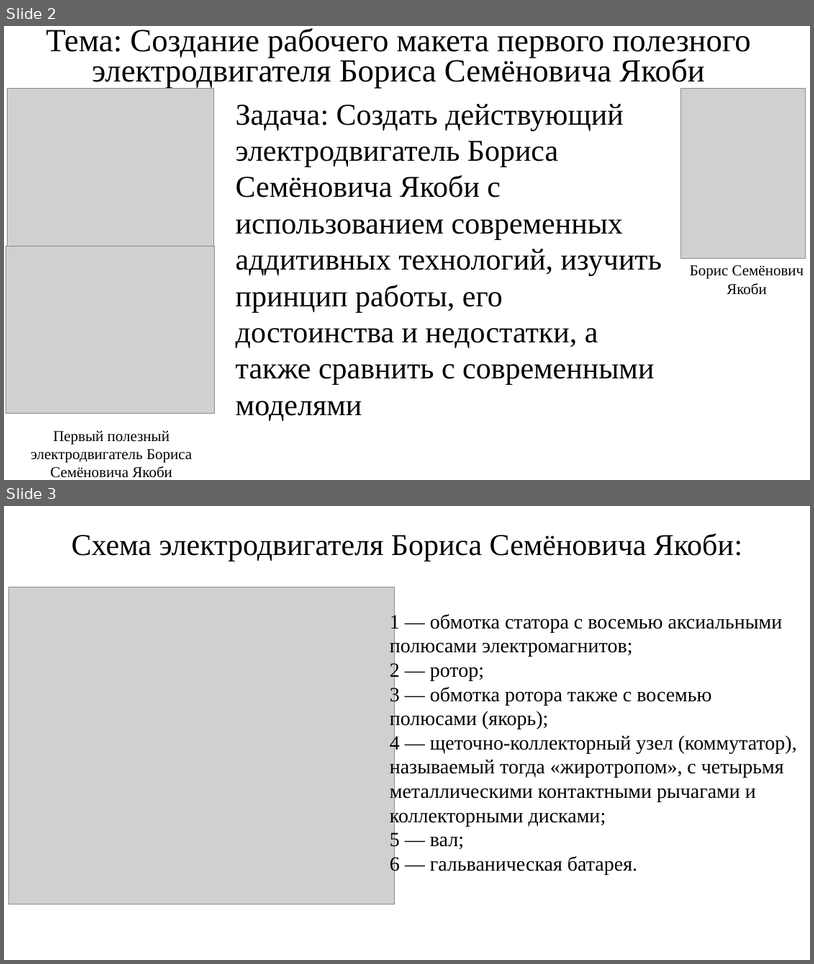
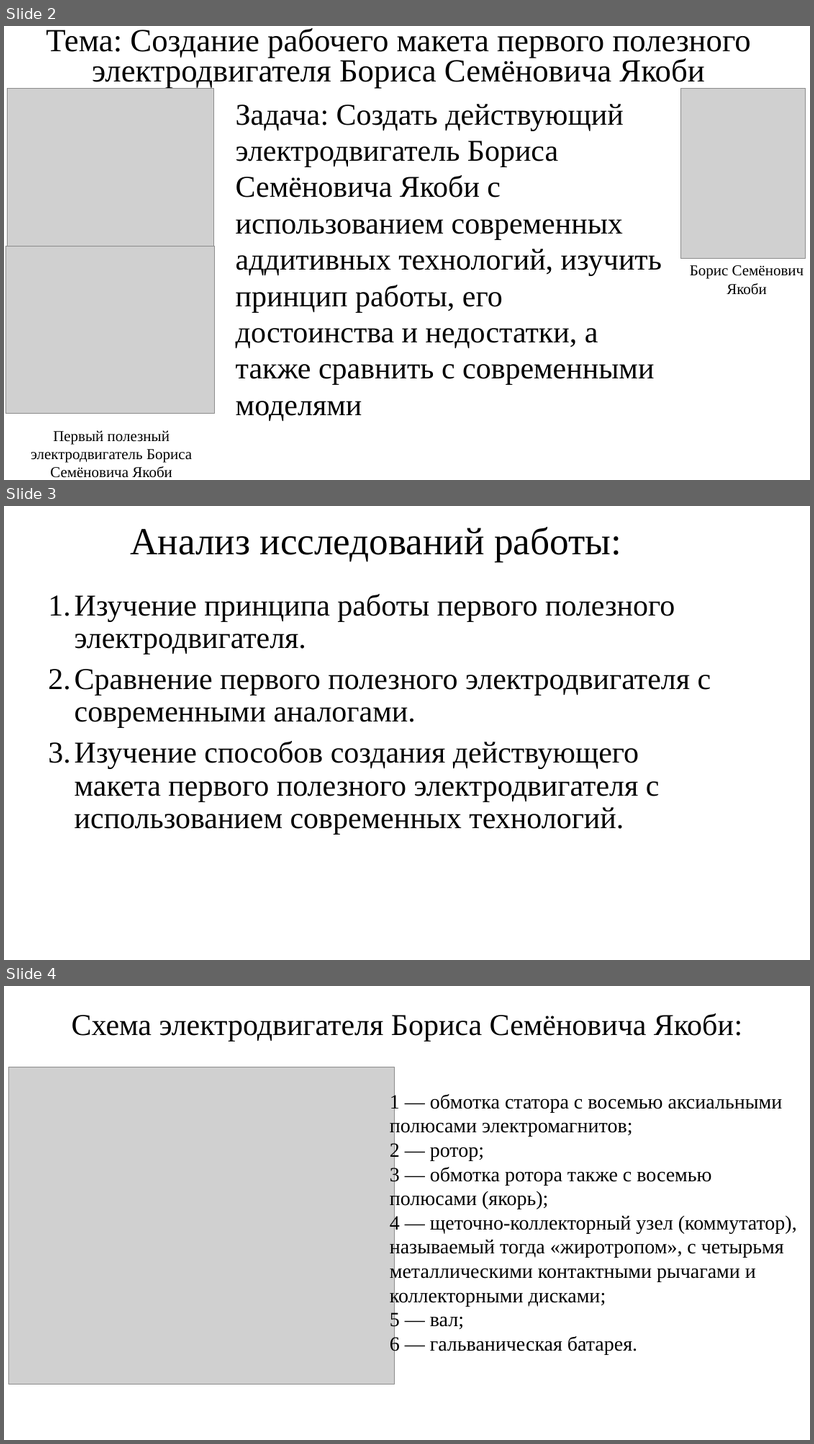
Before and after one commit to KuzovlevAnton/photos, a slide deck: Кузовлев.pptx. Shown one above the other, each under a label of ours: slides 2 and 3 before the commit, slides 2, 3 and 4 after it. The pictures are 814x964 and 814x1444 pixels, drawn with LibreOffice and Linux fonts; fonts in the diff are those of the drawing; grey boxes stand for pictures. Boxes give left, top, right and bottom in pixels: in the first picture for what was removed or moved away, otherwise in the second. Text is boxed around its words. In the diff, an @@ line names an element or a change of style, - is before the commit and + after.

```diff
--- a/Кузовлев.pptx
+++ b/Кузовлев.pptx
@@ slide 3 added at box(4, 506, 810, 960), background #FFFFFF @@
@@ title added at box(131, 527, 622, 562), 45.6 pt, text #000000 @@
+Анализ исследований работы:
@@ text added at box(75, 594, 712, 834), 36 pt, text #000000 @@
+1. Изучение принципа работы первого полезного электродвигателя.
+2. Сравнение первого полезного электродвигателя с современными аналогами.
+3. Изучение способов создания действующего макета первого полезного электродвигателя с использованием современных технологий.
@@ what was slide 3 is now slide 4 @@
```
Also in this commit, not shown: 3 other slides added, 1 slide removed.
